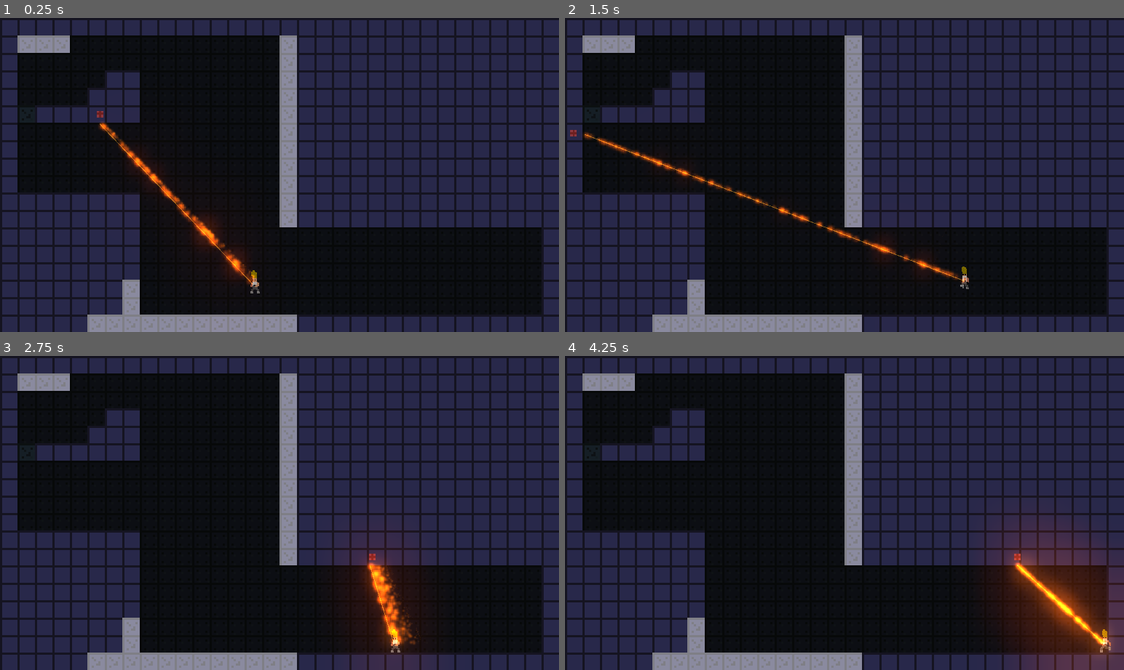
Above: before the commit, frames 1-4 (two rows, left to right).
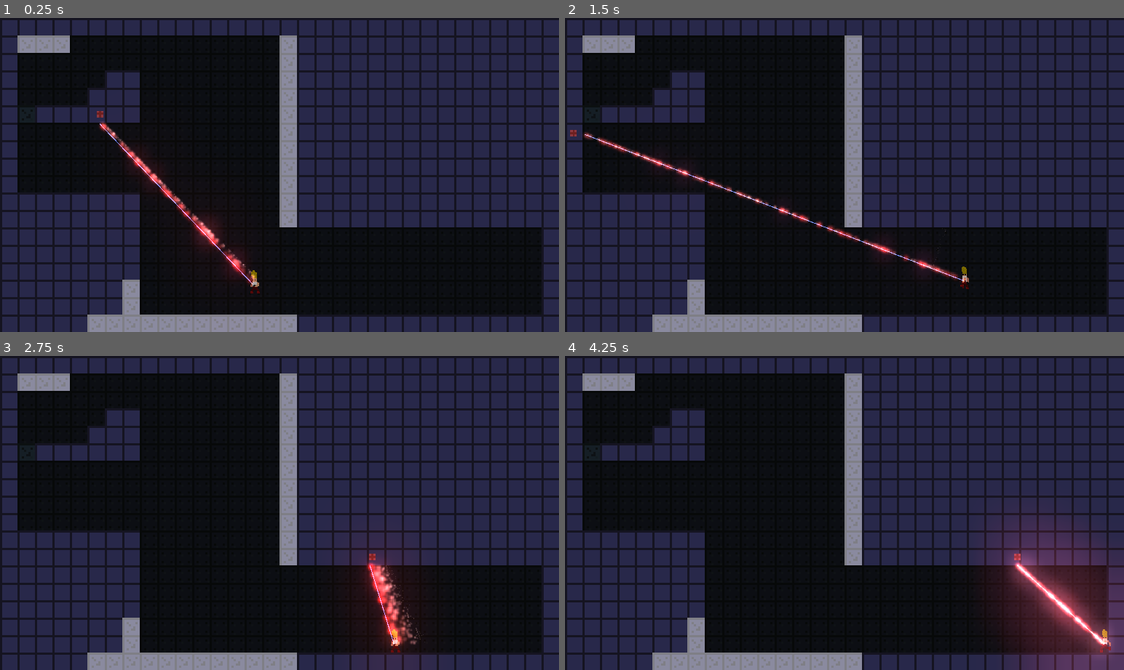
Above: after the commit, the same moments.

Repository: badsadcode/Portal_like_2D
Game: Godot game, scene res://scenes/world/World.tscn
Same seed, same stepped clock (60 frames per second), same inputs: the game is played once before the commit and once after it.
Inputs (mouse positions are in pixels of both pictures, inside the frame that each line leads up to):
- Up to frame 1 (0.25 s): no input
- Up to frame 2 (1.5 s): move the mouse to (967, 159) at 0.52 s; hold D (right) from 0.53 s (still down); click (967, 159) at 0.6 s; tap Space (jump) at 0.77 s; move the mouse to (732, 190) at 1.27 s; tap Middle mouse button (m_mouse) at 1.35 s
- Up to frame 3 (2.75 s): tap Space (jump) at 1.52 s; move the mouse to (335, 443) at 2.02 s; release D (right) at 2.03 s; hold A (left) from 2.03 s (still down); right-click (335, 443) at 2.1 s
- Up to frame 4 (4.25 s): move the mouse to (816, 575) at 2.77 s; release A (left) at 2.78 s; hold D (right) from 2.78 s (still down); click (816, 575) at 2.85 s; tap Space (jump) at 3.02, 3.77 s; move the mouse to (1012, 560) at 3.52 s; tap Middle mouse button (m_mouse) at 3.6 s

The runs differ from the first frame. In frame 1, 0.8% of the frame differs, in the area x 17-47%, y 33-88%; in frame 2, 0.8%; in frame 3, 0.9%; in frame 4, 3.1%, in the area x 79-99%, y 62-97%.

Commit message:
reorganized folder structure
Moved/delted  some files. Now main player scene is CustomizablePlayer.tscn

Diff:
--- a/project.godot
+++ b/project.godot
@@ -20,8 +20,8 @@
 
 [autoload]
 
-Global="*res://scenes/world/Global.gd"
-Playervars="*res://scenes/player/playervars.gd"
+Global="*res://engine/Global.gd"
+Playervars="*res://engine/playervars.gd"
 SoundManager="*res://engine/audio/Sound_Manager.tscn"
 
 [display]
--- a/scenes/world/Crate.tscn
+++ b/scenes/objects/Crate.tscn
@@ -1,7 +1,8 @@
 [gd_scene load_steps=5 format=2]
 
 [ext_resource path="res://assets/images/crate.png" type="Texture" id=1]
-[ext_resource path="res://scenes/world/Crate.gd" type="Script" id=2]
+[ext_resource path="res://scenes/objects/Crate.gd" type="Script" id=2]
+
 
 [sub_resource type="PhysicsMaterial" id=1]
 
--- a/scenes/player/character_customization/CustomizablePlayer.gd
+++ b/scenes/player/CustomizablePlayer.gd
@@ -85,9 +85,10 @@
 	laser_beam_particles.position = cast_point * 0.5
 	laser_beam_particles.rotation = (laser_beam.points[0] - cast_point).angle()
 	laser_beam_particles.process_material.emission_box_extents.x = cast_point.length() * 0.5
-	#laser_beam_particles.amount = int(calculate_particles_count(cast_point.length()))
-	print (cast_point.length(),"| Particles amount: ", int(calculate_particles_count(cast_point.length())))
-	laser_beam_particles.process_material.emission_box_extents.y = 0.3
+	# Code below causes particles emition to restart so it's not worth..
+	# laser_beam_particles.amount = int(calculate_particles_count(cast_point.length()))
+
+	laser_beam_particles.process_material.emission_box_extents.y = 0.1
 	laser_beam.points[1] = cast_point
 
 
--- a/scenes/player/character_customization/CustomizablePlayer.tscn
+++ b/scenes/player/CustomizablePlayer.tscn
@@ -1,34 +1,34 @@
 [gd_scene load_steps=38 format=2]
 
 [ext_resource path="res://assets/player_sprites/torso_animation.png" type="Texture" id=1]
-[ext_resource path="res://assets/player_sprites/legs_animation.png" type="Texture" id=2]
-[ext_resource path="res://assets/player_sprites/head_animation.png" type="Texture" id=3]
-[ext_resource path="res://assets/player_sprites/hands_animation.png" type="Texture" id=4]
-[ext_resource path="res://scenes/player/character_customization/CustomizablePlayer.gd" type="Script" id=5]
-[ext_resource path="res://assets/player_sprites/laser_particles_texture.png" type="Texture" id=6]
-[ext_resource path="res://scenes/player/character_customization/laser_particles_color_ramp.tres" type="Texture" id=7]
+[ext_resource path="res://assets/player_sprites/hands_animation.png" type="Texture" id=2]
+[ext_resource path="res://assets/player_sprites/legs_animation.png" type="Texture" id=3]
+[ext_resource path="res://assets/player_sprites/head_animation.png" type="Texture" id=4]
+[ext_resource path="res://scenes/player/CustomizablePlayer.gd" type="Script" id=5]
+[ext_resource path="res://scenes/player/laser_color_ramp.tres" type="Texture" id=6]
+[ext_resource path="res://assets/player_sprites/laser_particles_texture.png" type="Texture" id=7]
 
 [sub_resource type="RectangleShape2D" id=1]
 extents = Vector2( 2, 3.5 )
 
 [sub_resource type="AtlasTexture" id=2]
-atlas = ExtResource( 3 )
+atlas = ExtResource( 4 )
 region = Rect2( 0, 0, 16, 16 )
 
 [sub_resource type="AtlasTexture" id=3]
-atlas = ExtResource( 3 )
+atlas = ExtResource( 4 )
 region = Rect2( 16, 0, 16, 16 )
 
 [sub_resource type="AtlasTexture" id=4]
-atlas = ExtResource( 3 )
+atlas = ExtResource( 4 )
 region = Rect2( 32, 0, 16, 16 )
 
 [sub_resource type="AtlasTexture" id=5]
-atlas = ExtResource( 3 )
+atlas = ExtResource( 4 )
 region = Rect2( 48, 0, 16, 16 )
 
 [sub_resource type="AtlasTexture" id=6]
-atlas = ExtResource( 3 )
+atlas = ExtResource( 4 )
 region = Rect2( 0, 0, 16, 16 )
 
 [sub_resource type="SpriteFrames" id=7]
@@ -166,7 +166,7 @@
 orbit_velocity_random = 0.0
 scale_random = 1.0
 scale_curve = SubResource( 29 )
-color_ramp = ExtResource( 7 )
+color_ramp = ExtResource( 6 )
 
 [node name="CustomizablePlayer" type="KinematicBody2D"]
 script = ExtResource( 5 )
@@ -221,9 +221,10 @@
 material = SubResource( 27 )
 amount = 350
 lifetime = 0.25
+randomness = 0.97
 local_coords = false
 process_material = SubResource( 30 )
-texture = ExtResource( 6 )
+texture = ExtResource( 7 )
 
 [node name="RayCast2D" type="RayCast2D" parent="."]
 enabled = true
--- a/scenes/player/character_customization/laser_particles_color_ramp.tres
+++ b/scenes/player/laser_color_ramp.tres
@@ -1,8 +1,7 @@
 [gd_resource type="GradientTexture" load_steps=2 format=2]
 
 [sub_resource type="Gradient" id=1]
-offsets = PoolRealArray( 0.00754717, 1 )
-colors = PoolColorArray( 1, 1, 1, 0.105882, 1, 1, 1, 0 )
+colors = PoolColorArray( 1, 1, 1, 0.0470588, 1, 1, 1, 0.223529 )
 
 [resource]
 gradient = SubResource( 1 )
--- a/scenes/world/World.tscn
+++ b/scenes/world/World.tscn
@@ -3,9 +3,9 @@
 [ext_resource path="res://scenes/world/World.gd" type="Script" id=1]
 [ext_resource path="res://assets/backgrounds/panel_tile.png" type="Texture" id=2]
 [ext_resource path="res://assets/images/tileset.png" type="Texture" id=3]
-[ext_resource path="res://scenes/player/character_customization/CustomizablePlayer.tscn" type="PackedScene" id=4]
+[ext_resource path="res://scenes/player/CustomizablePlayer.tscn" type="PackedScene" id=4]
 [ext_resource path="res://scenes/menus/CharacterCustomization.tscn" type="PackedScene" id=5]
-[ext_resource path="res://scenes/world/Coord.tscn" type="PackedScene" id=6]
+[ext_resource path="res://scenes/player/Coord.tscn" type="PackedScene" id=6]
 [ext_resource path="res://scenes/debug/DebugWindow.tscn" type="PackedScene" id=7]
 [ext_resource path="res://scenes/world/world_environment.tres" type="Environment" id=8]
 
Not shown, changed: config.ini
Renamed: scenes/world/Global.gd -> engine/Global.gd
Renamed: scenes/player/playervars.gd -> engine/playervars.gd
Renamed: scenes/world/Crate.gd -> scenes/objects/Crate.gd
Renamed: scenes/world/Coord.tscn -> scenes/player/Coord.tscn
Not shown: 2 places in scenes/player/CustomizablePlayer.tscn that only renumber resources
